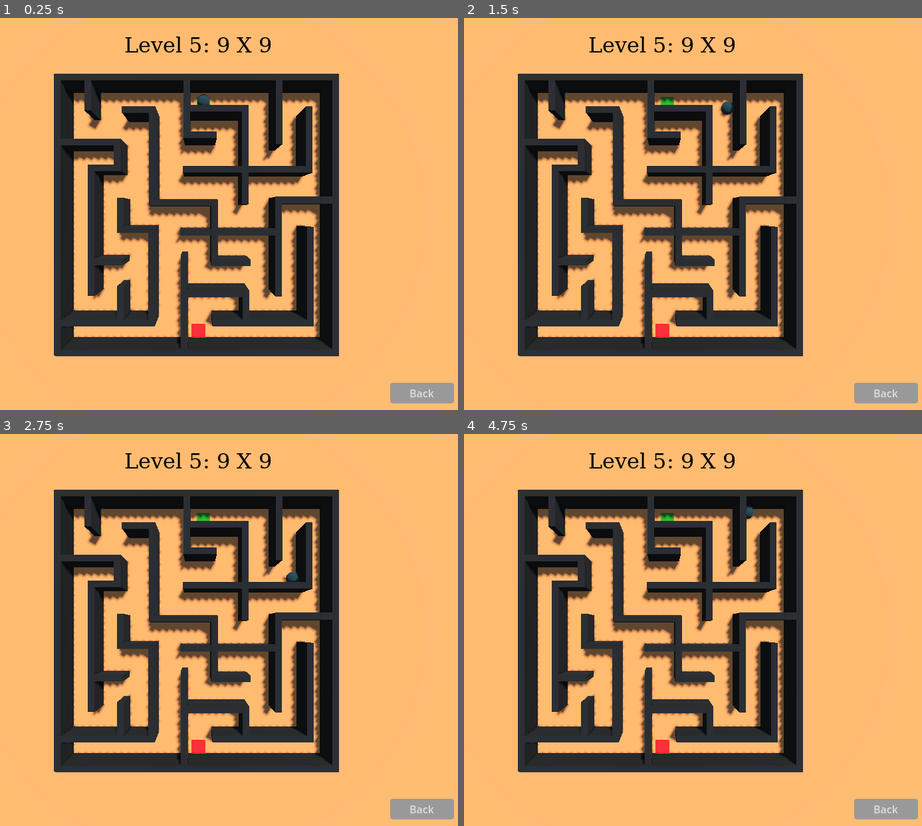
Above: before the commit, frames 1-4 (two rows, left to right).
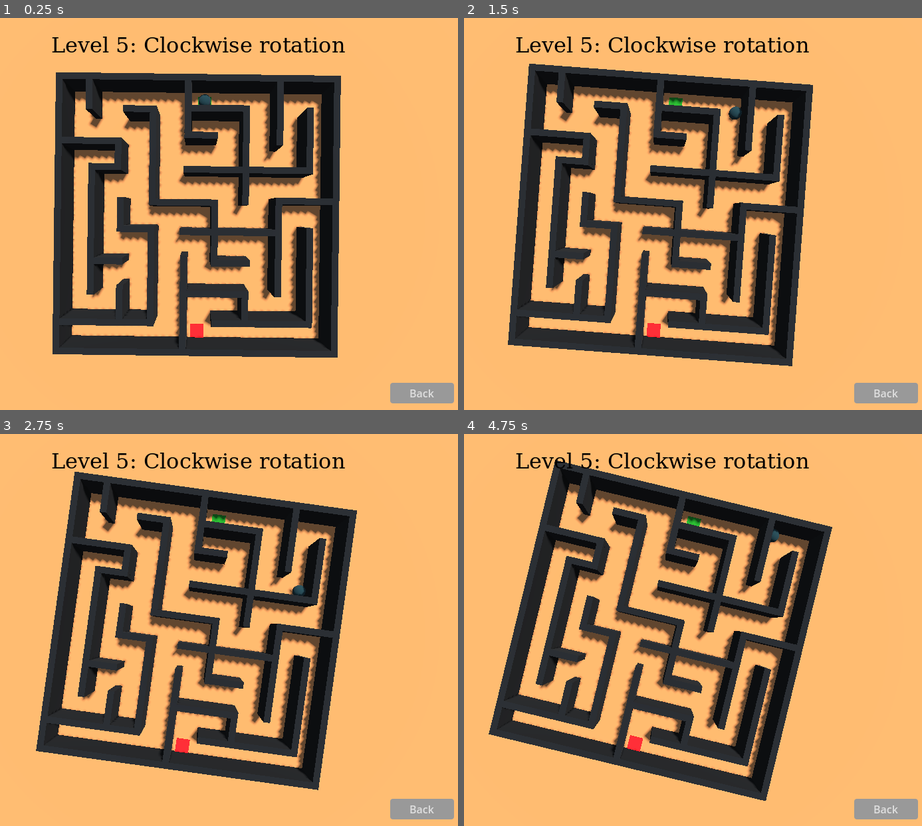
Above: after the commit, the same moments.

Repository: tautminas/sphere-in-a-maze
Game: Godot game, scene res://Level/level_5.tscn
The game is run twice, just before and just after one commit, with the same random seed, the same clock (stepped at 60 frames per second) and the same inputs. This scene is started directly instead of the project's main scene.
Inputs:
- Up to frame 1 (0.25 s): no input
- Up to frame 2 (1.5 s): hold Right (right) 0.53-1.28 s; tap Space (jump) at 0.77 s; hold Down (down) from 1.28 s (still down)
- Up to frame 3 (2.75 s): tap Space (jump) at 1.52 s; release Down (down) at 2.03 s; hold Right (right) from 2.03 s (still down)
- Up to frame 4 (4.75 s): release Right (right) at 2.78 s; hold Up (up) 2.78-3.53 s; tap Space (jump) at 3.02, 3.77, 4.52 s; hold Left (left) from 3.53 s (still down)

The runs differ from the first frame. In frame 1, 6.3% of the frame differs, in the area x 11-76%, y 4-87%; in frame 2, 23%; in frame 3, 31%; in frame 4, 36%, in the area x 5-81%, y 4-94%.

Commit message:
Add clockwise and counterclockwise rotations for levels 5 and 6

Diff:
--- /dev/null
+++ b/Level/ClockwiseCamera3D.gd
@@ -0,0 +1,6 @@
+extends Camera3D
+
+const ROTATION_SPEED = 0.05
+
+func _process(delta: float) -> void:
+	rotate_y(ROTATION_SPEED * delta)
--- /dev/null
+++ b/Level/CounterclockwiseCamera3D.gd
@@ -0,0 +1,6 @@
+extends Camera3D
+
+const ROTATION_SPEED = 0.05
+
+func _process(delta: float) -> void:
+	rotate_y(-1 * ROTATION_SPEED * delta)
--- a/Level/level_4.tscn
+++ b/Level/level_4.tscn
@@ -196,7 +196,7 @@
 material = SubResource("StandardMaterial3D_2ppxr")
 
 [node name="Wall24" type="CSGBox3D" parent="Walls"]
-transform = Transform3D(-4.37114e-08, 0, 1, 0, 1, 0, -1, 0, -4.37114e-08, 5.00065, 1, 2.38557)
+transform = Transform3D(-4.37114e-08, 0, 1, 0, 1, 0, -1, 0, -4.37114e-08, 5.00065, 1, 2.38449)
 use_collision = true
 size = Vector3(0.5, 2, 5.5)
 material = SubResource("StandardMaterial3D_2ppxr")
--- a/Level/level_5.tscn
+++ b/Level/level_5.tscn
@@ -1,10 +1,25 @@
-[gd_scene load_steps=13 format=3 uid="uid://7xwbm6q813au"]
+[gd_scene load_steps=15 format=3 uid="uid://7xwbm6q813au"]
 
 [ext_resource type="Script" path="res://Level/EndPad.gd" id="1_1lio2"]
 [ext_resource type="PackedScene" uid="uid://cyhvniedkv4gs" path="res://player.tscn" id="2_71aw8"]
+[ext_resource type="Script" path="res://Level/ClockwiseCamera3D.gd" id="2_eht75"]
 [ext_resource type="Texture2D" uid="uid://ds6utachq17p3" path="res://Level/level_5.png" id="2_kg7md"]
 [ext_resource type="PackedScene" uid="uid://jub3svcbyt6m" path="res://Level/back_button.tscn" id="4_1gi2i"]
 [ext_resource type="PackedScene" uid="uid://cpl1i1vspi4jd" path="res://level_label.tscn" id="5_xywd6"]
+
+[sub_resource type="GDScript" id="GDScript_0wa72"]
+script/source = "extends Node3D
+
+
+# Called when the node enters the scene tree for the first time.
+func _ready() -> void:
+	pass # Replace with function body.
+
+
+# Called every frame. 'delta' is the elapsed time since the previous frame.
+func _process(delta: float) -> void:
+	pass
+"
 
 [sub_resource type="ProceduralSkyMaterial" id="ProceduralSkyMaterial_u31xn"]
 sky_horizon_color = Color(0.64625, 0.65575, 0.67075, 1)
@@ -31,6 +46,7 @@
 albedo_color = Color(0, 0, 0, 1)
 
 [node name="Level" type="Node3D"]
+script = SubResource("GDScript_0wa72")
 
 [node name="WorldEnvironment" type="WorldEnvironment" parent="."]
 environment = SubResource("Environment_dovew")
@@ -60,8 +76,9 @@
 file_path = "res://Level/level_6.tscn"
 level_number = 5
 
-[node name="Camera3D" type="Camera3D" parent="."]
+[node name="ClockwiseCamera3D" type="Camera3D" parent="."]
 transform = Transform3D(1, 0, 0, 0, -4.37114e-08, 1, 0, -1, -4.37114e-08, 0, 21.5, 0)
+script = ExtResource("2_eht75")
 
 [node name="Player" parent="." instance=ExtResource("2_71aw8")]
 transform = Transform3D(1, 0, 0, 0, 1, 0, 0, 0, 1, 0.423, 0.6, -9.126)
@@ -290,6 +307,6 @@
 material = SubResource("StandardMaterial3D_2ppxr")
 
 [node name="LevelLabelControl" parent="." instance=ExtResource("5_xywd6")]
-level_description = "Level 5: 9 X 9"
+level_description = "Level 5: Clockwise rotation"
 
 [node name="BackButtonControl" parent="." instance=ExtResource("4_1gi2i")]
--- a/Level/level_6.tscn
+++ b/Level/level_6.tscn
@@ -1,6 +1,7 @@
-[gd_scene load_steps=13 format=3 uid="uid://cwolqfgbdv6c1"]
+[gd_scene load_steps=14 format=3 uid="uid://cwolqfgbdv6c1"]
 
 [ext_resource type="Script" path="res://Level/EndPad.gd" id="1_sbr3c"]
+[ext_resource type="Script" path="res://Level/CounterclockwiseCamera3D.gd" id="2_efstj"]
 [ext_resource type="PackedScene" uid="uid://cyhvniedkv4gs" path="res://player.tscn" id="2_s0ukj"]
 [ext_resource type="Texture2D" uid="uid://c7su0cpk86jsq" path="res://Level/level_6.png" id="2_yopi8"]
 [ext_resource type="PackedScene" uid="uid://jub3svcbyt6m" path="res://Level/back_button.tscn" id="4_ymit6"]
@@ -60,8 +61,9 @@
 file_path = "res://Level/level_7.tscn"
 level_number = 6
 
-[node name="Camera3D" type="Camera3D" parent="."]
+[node name="CounterclockwiseCamera3D" type="Camera3D" parent="."]
 transform = Transform3D(1, 0, 0, 0, -4.37114e-08, 1, 0, -1, -4.37114e-08, 0, 24.5, 0)
+script = ExtResource("2_efstj")
 
 [node name="Player" parent="." instance=ExtResource("2_s0ukj")]
 transform = Transform3D(1, 0, 0, 0, 1, 0, 0, 0, 1, 1.285, 0.6, -10.829)
@@ -380,6 +382,6 @@
 material = SubResource("StandardMaterial3D_2ppxr")
 
 [node name="LevelLabelControl" parent="." instance=ExtResource("5_lv17s")]
-level_description = "Level 6: 10 X 10"
+level_description = "Level 6: Counterclockwise rotation "
 
 [node name="BackButtonControl" parent="." instance=ExtResource("4_ymit6")]
